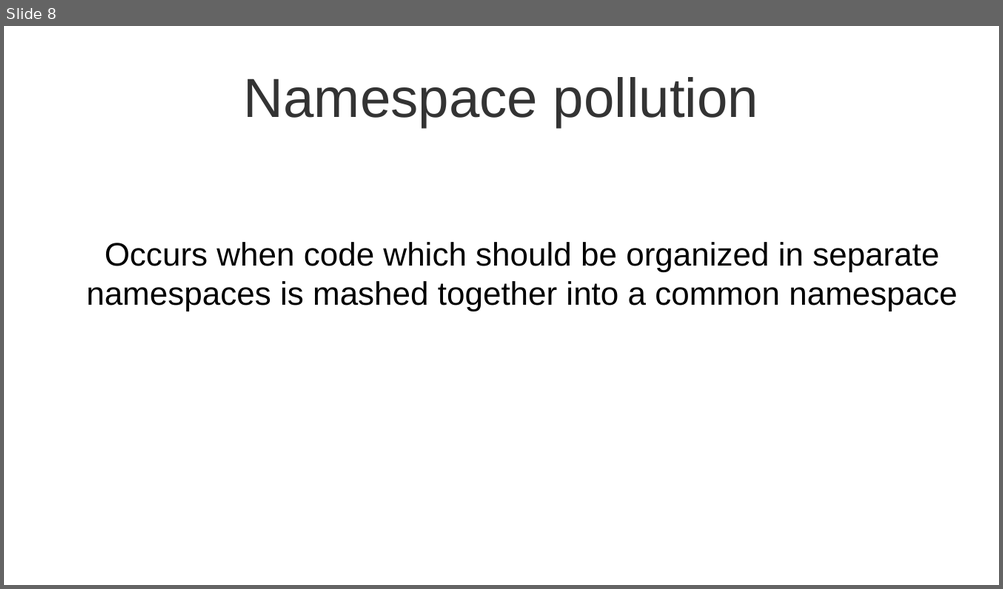
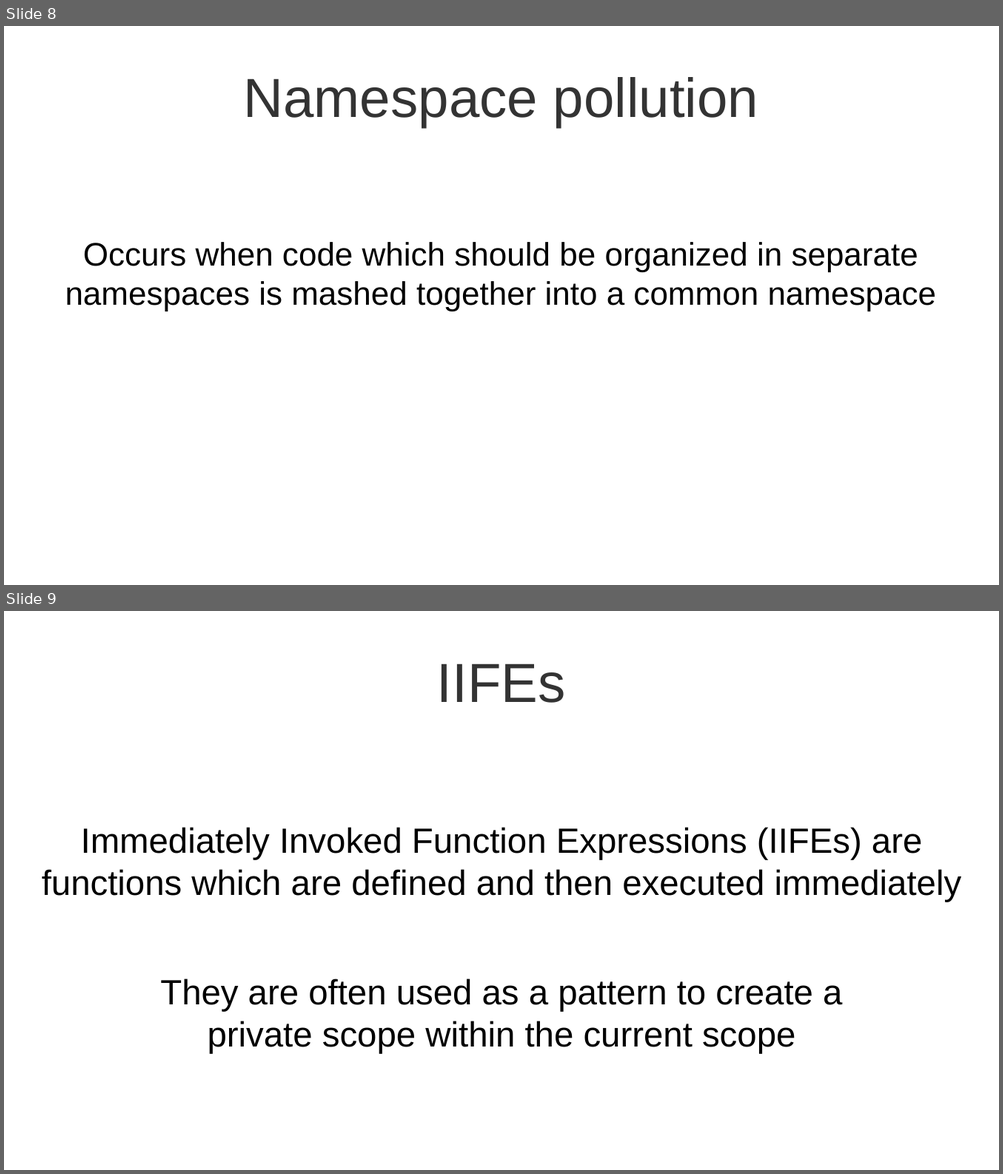
Before and after one commit to gehtmaguad/path-to-es-modules, a slide deck: path_to_esmodules.odp. Shown one above the other, each under a label of ours: slide 8 before the commit, slides 8 and 9 after it. The pictures are 1003x589 and 1003x1174 pixels, drawn with LibreOffice and Linux fonts; fonts in the diff are those of the drawing. Boxes give left, top, right and bottom in pixels: in the first picture for what was removed or moved away, otherwise in the second. Text is boxed around its words. In the diff, an @@ line names an element or a change of style, - is before the commit and + after.

```diff
--- a/path_to_esmodules.odp
+++ b/path_to_esmodules.odp
@@ slide 9 added at [4, 611, 999, 1170], background #FFFFFF @@
@@ title added at [437, 664, 566, 703], 44 pt, text #333333 @@
+IIFEs
@@ text added at [42, 827, 962, 1054], 28 pt, text #000000 @@
+Immediately Invoked Function Expressions (IIFEs) are
+functions which are defined and then executed immediately
+They are often used as a pattern to create a
+private scope within the current scope
@@ slide 8 changed as well @@
@@ text "Occurs when code which should ..." at [65, 242, 936, 311]: indent changed @@
```
Also in this commit, not shown: 30 other slides changed, 1 other slide added, 1 slide removed, 1 other file.
